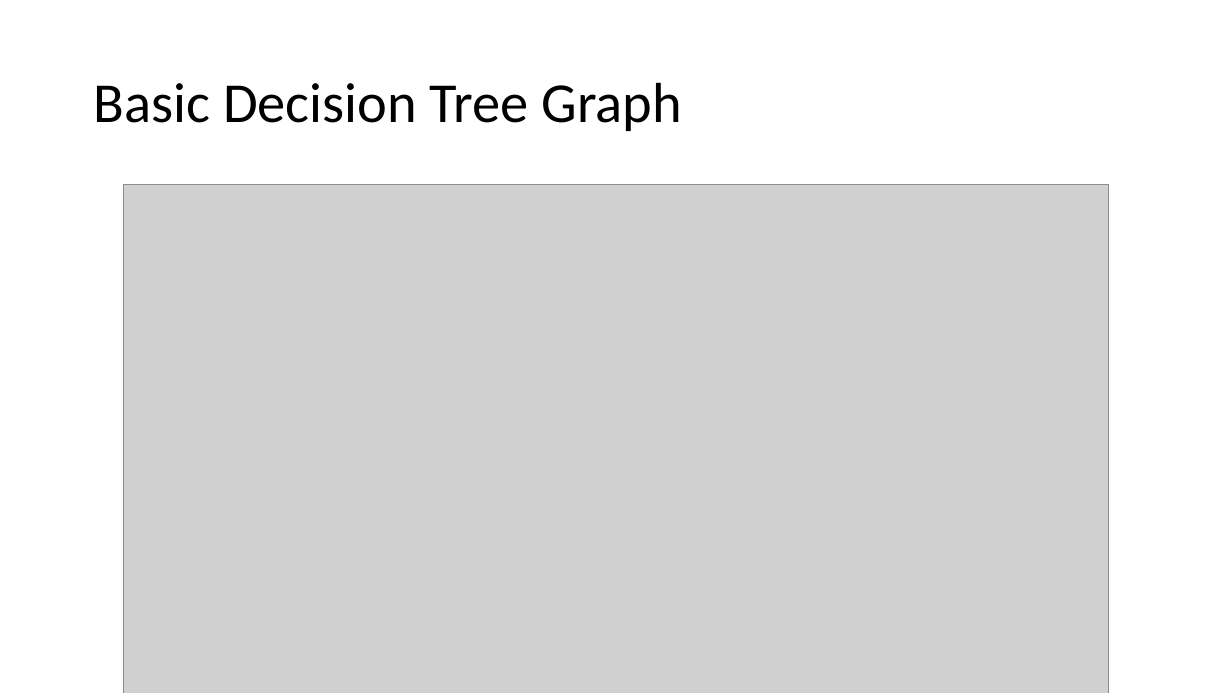
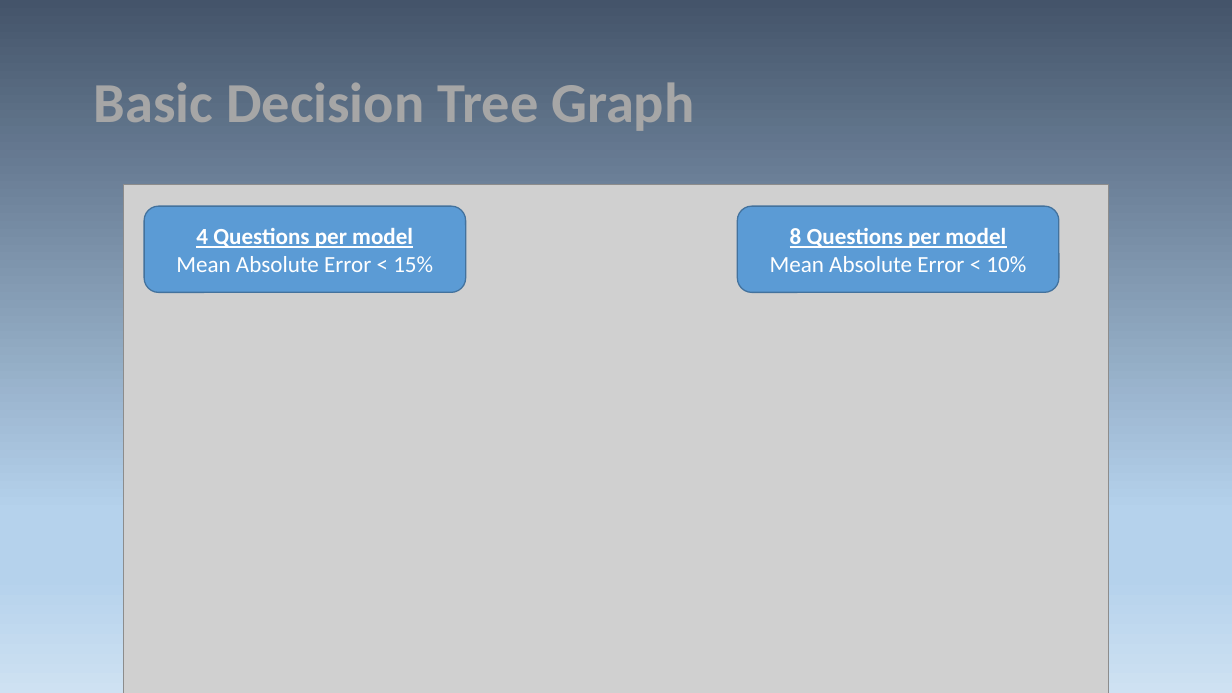
Before and after one commit to Esaslow/Personality_Test_Project, a slide deck: slide 5 of Presentation.pptx (slide 6 before the commit). Drawn at 1232x693 pixels with LibreOffice and Linux fonts; fonts in the diff are those of the drawing; grey boxes stand for pictures. Boxes give left, top, right and bottom in pixels: in the first picture for what was removed or moved away, otherwise in the second. Text is boxed around its words. In the diff, an @@ line names an element or a change of style, - is before the commit and + after.

```diff
--- a/Presentation.pptx
+++ b/Presentation.pptx
@@ background #FFFFFF to gradient #44546A to #B5D2EC to #CEE1F2 @@
@@ title "Basic Decision Tree Graph" at (94, 82, 694, 131): text colour #000000 to #A6A6A6, bold on @@
@@ rounded rectangle added at (144, 206, 466, 292), fill #5B9BD5, outline #43739E 1 pt, 18 pt, text #FFFFFF @@
+4 Questions per model
+Mean Absolute Error < 15%
@@ rounded rectangle added at (738, 206, 1059, 292), fill #5B9BD5, outline #43739E 1 pt, 18 pt, text #FFFFFF @@
+8 Questions per model
+Mean Absolute Error < 10%
```
Also in this commit, not shown: 3 other slides changed, 6 slides added, 4 slides removed, 4 other files.
